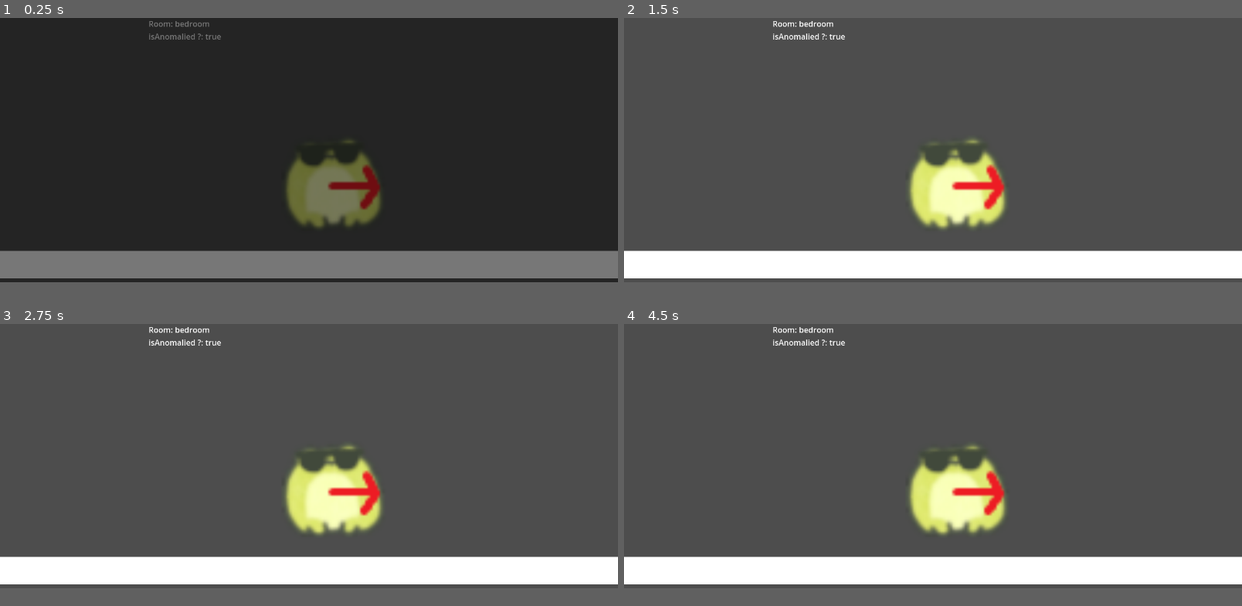
Above: before the commit, frames 1-4 (two rows, left to right).
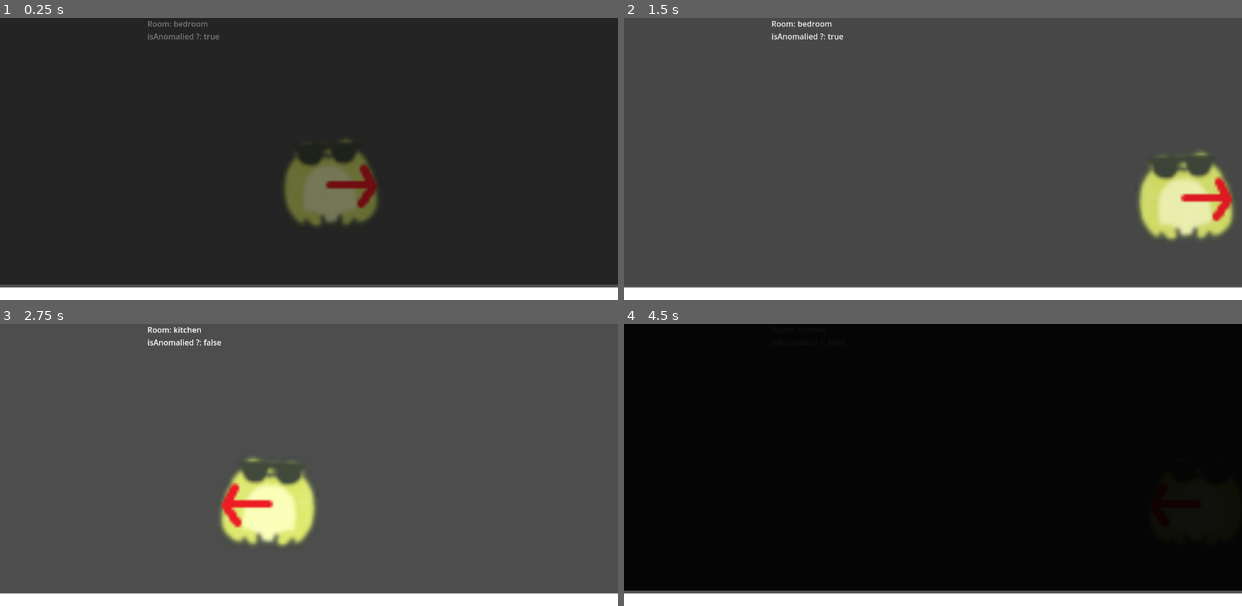
Above: after the commit, the same moments.

Repository: blocks1245/icecubes-gmtk-2025
Game: Godot game, scene res://scenes/rooms/bedroom.tscn
The game is run twice, just before and just after one commit, with the same random seed, the same clock (stepped at 60 frames per second) and the same inputs. This scene is started directly instead of the project's main scene.
Inputs:
- Up to frame 1 (0.25 s): no input
- Up to frame 2 (1.5 s): hold D (right) from 0.53 s (still down); tap Space (jump) at 0.77 s
- Up to frame 3 (2.75 s): tap Space (jump) at 1.52 s; release D (right) at 2.03 s; hold A (left) from 2.03 s (still down)
- Up to frame 4 (4.5 s): release A (left) at 2.78 s; hold D (right) 2.78-4.28 s; tap Space (jump) at 3.02, 3.77 s; hold A (left) from 4.28 s (still down)
In our replay, the window is 800x342 before the commit and 800x365 after it. These sizes can differ from the game's own. Grey fills any space a smaller window leaves; there, only what the larger window draws over its background counts as a difference.

The runs differ from the first frame. In frame 1, 13% of the frame differs, in the area x 0-100%, y 1-96%; in frame 2, 19%; in frame 3, 18%; in frame 4, 96%, in the area x 0-100%, y 0-96%.

Commit message:
Its 3am please let me sleep godot

Diff:
--- a/project.godot
+++ b/project.godot
@@ -17,8 +17,8 @@
 
 [display]
 
-window/size/viewport_width=1260
-window/size/viewport_height=540
+window/size/viewport_width=1270
+window/size/viewport_height=580
 
 [input]
 
@@ -32,6 +32,16 @@
 "deadzone": 0.2,
 "events": [Object(InputEventKey,"resource_local_to_scene":false,"resource_name":"","device":-1,"window_id":0,"alt_press …(192 unchanged characters)…
 , Object(InputEventKey,"resource_local_to_scene":false,"resource_name":"","device":-1,"window_id":0,"alt_pressed":false …(186 unchanged characters)…
+]
+}
+up={
+"deadzone": 0.2,
+"events": [Object(InputEventKey,"resource_local_to_scene":false,"resource_name":"","device":-1,"window_id":0,"alt_pressed":false,"shift_pressed":false,"ctrl_pressed":false,"meta_pressed":false,"pressed":false,"keycode":0,"physical_keycode":87,"key_label":0,"unicode":119,"location":0,"echo":false,"script":null)
+]
+}
+down={
+"deadzone": 0.2,
+"events": [Object(InputEventKey,"resource_local_to_scene":false,"resource_name":"","device":-1,"window_id":0,"alt_pressed":false,"shift_pressed":false,"ctrl_pressed":false,"meta_pressed":false,"pressed":false,"keycode":0,"physical_keycode":83,"key_label":0,"unicode":115,"location":0,"echo":false,"script":null)
 ]
 }
 jump={
--- a/scenes/game.gd
+++ /dev/null
@@ -1,5 +0,0 @@
-extends Node2D
-var player = $Player
-var floor = $Floor
-
-func _ready():
--- a/scenes/game.tscn
+++ b/scenes/game.tscn
@@ -1,5 +1,6 @@
-[gd_scene load_steps=4 format=3 uid="uid://fv6hx7jmbcer"]
+[gd_scene load_steps=5 format=3 uid="uid://fv6hx7jmbcer"]
 
+[ext_resource type="Script" uid="uid://bvgnqpv1a8ega" path="res://scripts/game.gd" id="1_lnu2h"]
 [ext_resource type="Texture2D" uid="uid://x8d1wx7jewnr" path="res://assets/first sea landscape.png" id="1_uwrxv"]
 [ext_resource type="PackedScene" uid="uid://djjo7aqahcu7y" path="res://scenes/player.tscn" id="2_yqjtg"]
 
@@ -7,6 +8,7 @@
 distance = 12.0
 
 [node name="Game" type="Node2D"]
+script = ExtResource("1_lnu2h")
 
 [node name="Sprite2D" type="Sprite2D" parent="."]
 position = Vector2(632, 313)
--- a/scenes/player.tscn
+++ b/scenes/player.tscn
@@ -1,28 +1,27 @@
-[gd_scene load_steps=4 format=3 uid="uid://djjo7aqahcu7y"]
+[gd_scene load_steps=5 format=3 uid="uid://djjo7aqahcu7y"]
 
 [ext_resource type="Texture2D" uid="uid://c4fp74giehsp8" path="res://assets/coolFrog3.png" id="1_3vyb7"]
 [ext_resource type="Script" uid="uid://d3svbfm073ve8" path="res://scripts/playerMovement.gd" id="1_g2els"]
 
+[sub_resource type="CircleShape2D" id="CircleShape2D_qhqgy"]
+radius = 103.0
+
 [sub_resource type="CircleShape2D" id="CircleShape2D_g2els"]
-script = ExtResource("1_g2els")
-radius = 96.0208
+radius = 110.0
 
 [node name="player" type="CharacterBody2D"]
-
+script = ExtResource("1_g2els")
 
 [node name="PlayerSprite" type="Sprite2D" parent="."]
 position = Vector2(6.10352e-05, 3.05176e-05)
 scale = Vector2(5, 5)
 texture = ExtResource("1_3vyb7")
 
-
 [node name="playerArea" type="Area2D" parent="."]
 
 [node name="playerAreaCollider" type="CollisionShape2D" parent="playerArea"]
-position = Vector2(-7, -4)
-shape = SubResource("CircleShape2D_g2els")
+shape = SubResource("CircleShape2D_qhqgy")
 
 [node name="CollisionShape2D" type="CollisionShape2D" parent="."]
-scale = Vector2(9, 9)
+position = Vector2(0, 1)
 shape = SubResource("CircleShape2D_g2els")
-one_way_collision_margin = 0.0
--- a/scenes/rooms/bathroom.tscn
+++ b/scenes/rooms/bathroom.tscn
@@ -1,123 +1,3 @@
-[gd_scene load_steps=10 format=3 uid="uid://3yy3x54wukbp"]
+[gd_scene format=3 uid="uid://cfsm1l7lh1emb"]
 
-[ext_resource type="Script" uid="uid://dmwxmmcld3cfc" path="res://scripts/roomSwapper.gd" id="1_ffxv4"]
-[ext_resource type="PackedScene" uid="uid://djjo7aqahcu7y" path="res://scenes/player.tscn" id="2_85yof"]
-
-[sub_resource type="RectangleShape2D" id="RectangleShape2D_ffxv4"]
-size = Vector2(121.5, 485)
-
-[sub_resource type="RectangleShape2D" id="RectangleShape2D_85yof"]
-size = Vector2(90, 485)
-
-[sub_resource type="RectangleShape2D" id="RectangleShape2D_14vil"]
-size = Vector2(1409, 96)
-
-[sub_resource type="Animation" id="Animation_e0elq"]
-resource_name = "FadeToBlack"
-length = 0.5
-tracks/0/type = "value"
-tracks/0/imported = false
-tracks/0/enabled = true
-tracks/0/path = NodePath("Black:color")
-tracks/0/interp = 1
-tracks/0/loop_wrap = true
-tracks/0/keys = {
-"times": PackedFloat32Array(0, 0.5),
-"transitions": PackedFloat32Array(1, 0.5),
-"update": 0,
-"values": [Color(0, 0, 0, 0), Color(0, 0, 0, 1)]
-}
-
-[sub_resource type="Animation" id="Animation_8pl6i"]
-length = 0.001
-tracks/0/type = "value"
-tracks/0/imported = false
-tracks/0/enabled = true
-tracks/0/path = NodePath("Black:color")
-tracks/0/interp = 1
-tracks/0/loop_wrap = true
-tracks/0/keys = {
-"times": PackedFloat32Array(0),
-"transitions": PackedFloat32Array(1),
-"update": 0,
-"values": [Color(0, 0, 0, 0)]
-}
-
-[sub_resource type="Animation" id="Animation_ur823"]
-resource_name = "FadeToWhite"
-length = 0.5
-tracks/0/type = "value"
-tracks/0/imported = false
-tracks/0/enabled = true
-tracks/0/path = NodePath("Black:color")
-tracks/0/interp = 1
-tracks/0/loop_wrap = true
-tracks/0/keys = {
-"times": PackedFloat32Array(0, 0.5),
-"transitions": PackedFloat32Array(1, 2),
-"update": 0,
-"values": [Color(0, 0, 0, 1), Color(0, 0, 0, 0)]
-}
-
-[sub_resource type="AnimationLibrary" id="AnimationLibrary_w4rbc"]
-_data = {
-&"FadeToBlack": SubResource("Animation_e0elq"),
-&"FadeToWhite": SubResource("Animation_ur823"),
-&"RESET": SubResource("Animation_8pl6i")
-}
-
-[node name="bathroom" type="Node2D"]
-script = ExtResource("1_ffxv4")
-
-[node name="CharacterBody2D" parent="." instance=ExtResource("2_85yof")]
-position = Vector2(682, 338)
-
-[node name="floor" type="StaticBody2D" parent="."]
-position = Vector2(519, 651)
-
-[node name="floorCollision" type="CollisionPolygon2D" parent="floor"]
-position = Vector2(-601.391, -119)
-scale = Vector2(3.02419, 1)
-polygon = PackedVector2Array(11, 0, 476, 0, 476, -56, 11, -56)
-
-[node name="floorPolygon" type="Polygon2D" parent="floor/floorCollision"]
-
-[node name="rightExitArea" type="Area2D" parent="."]
-
-[node name="rightExitAreaCollider" type="CollisionShape2D" parent="rightExitArea"]
-position = Vector2(1295.75, 233.5)
-shape = SubResource("RectangleShape2D_ffxv4")
-
-[node name="leftExitArea" type="Area2D" parent="."]
-
-[node name="leftExitAreaCollider" type="CollisionShape2D" parent="leftExitArea"]
-position = Vector2(-5, 233.5)
-shape = SubResource("RectangleShape2D_85yof")
-
-[node name="StaticBody2D" type="StaticBody2D" parent="."]
-
-[node name="CollisionShape2D" type="CollisionShape2D" parent="StaticBody2D"]
-position = Vector2(654.5, -57)
-shape = SubResource("RectangleShape2D_14vil")
-
-[node name="Marker" type="Label" parent="."]
-offset_left = 303.0
-offset_right = 867.0
-offset_bottom = 111.0
-text = "Hello"
-
-[node name="AnimationPlayer" type="AnimationPlayer" parent="."]
-process_mode = 3
-libraries = {
-&"": SubResource("AnimationLibrary_w4rbc")
-}
-
-[node name="Black" type="ColorRect" parent="."]
-offset_left = -24.0
-offset_top = -32.0
-offset_right = 1300.0
-offset_bottom = 548.0
-color = Color(0, 0, 0, 0)
-
-[connection signal="area_entered" from="rightExitArea" to="." method="_on_right_exit_area_area_entered"]
-[connection signal="area_entered" from="leftExitArea" to="." method="_on_left_exit_area_area_entered"]
+[node name="parentroom"]
--- a/scenes/rooms/bedroom.tscn
+++ b/scenes/rooms/bedroom.tscn
@@ -1,5 +1,5 @@
 [gd_scene load_steps=2 format=3 uid="uid://bl8d6lb46kra1"]
 
-[ext_resource type="PackedScene" uid="uid://3yy3x54wukbp" path="res://scenes/rooms/bathroom.tscn" id="1_2f21x"]
+[ext_resource type="PackedScene" uid="uid://3yy3x54wukbp" path="res://scenes/rooms/parentroom.tscn" id="1_2f21x"]
 
 [node name="bedroom" instance=ExtResource("1_2f21x")]
--- a/scenes/rooms/kitchen.tscn
+++ b/scenes/rooms/kitchen.tscn
@@ -1,5 +1,5 @@
 [gd_scene load_steps=2 format=3 uid="uid://crh38b5282x0q"]
 
-[ext_resource type="PackedScene" uid="uid://3yy3x54wukbp" path="res://scenes/rooms/bathroom.tscn" id="1_7ilqw"]
+[ext_resource type="PackedScene" uid="uid://3yy3x54wukbp" path="res://scenes/rooms/parentroom.tscn" id="1_7ilqw"]
 
 [node name="kitchen" instance=ExtResource("1_7ilqw")]
--- a/scenes/rooms/livingroom.tscn
+++ b/scenes/rooms/livingroom.tscn
@@ -1,5 +1,5 @@
 [gd_scene load_steps=2 format=3 uid="uid://cnin4nl6ebyqy"]
 
-[ext_resource type="PackedScene" uid="uid://3yy3x54wukbp" path="res://scenes/rooms/bathroom.tscn" id="1_4c8fp"]
+[ext_resource type="PackedScene" uid="uid://3yy3x54wukbp" path="res://scenes/rooms/parentroom.tscn" id="1_4c8fp"]
 
 [node name="livingroom" instance=ExtResource("1_4c8fp")]
--- /dev/null
+++ b/scenes/rooms/parentroom.tscn
@@ -0,0 +1,130 @@
+[gd_scene load_steps=10 format=3 uid="uid://3yy3x54wukbp"]
+
+[ext_resource type="Script" uid="uid://dmwxmmcld3cfc" path="res://scripts/roomSwapper.gd" id="1_ffxv4"]
+[ext_resource type="PackedScene" uid="uid://djjo7aqahcu7y" path="res://scenes/player.tscn" id="2_85yof"]
+
+[sub_resource type="RectangleShape2D" id="RectangleShape2D_ffxv4"]
+size = Vector2(121.5, 485)
+
+[sub_resource type="RectangleShape2D" id="RectangleShape2D_85yof"]
+size = Vector2(90, 485)
+
+[sub_resource type="RectangleShape2D" id="RectangleShape2D_14vil"]
+size = Vector2(1409, 96)
+
+[sub_resource type="Animation" id="Animation_e0elq"]
+resource_name = "FadeToBlack"
+length = 0.5
+tracks/0/type = "value"
+tracks/0/imported = false
+tracks/0/enabled = true
+tracks/0/path = NodePath("Black:color")
+tracks/0/interp = 1
+tracks/0/loop_wrap = true
+tracks/0/keys = {
+"times": PackedFloat32Array(0, 0.5),
+"transitions": PackedFloat32Array(1, 0.5),
+"update": 0,
+"values": [Color(0, 0, 0, 0), Color(0, 0, 0, 1)]
+}
+
+[sub_resource type="Animation" id="Animation_ur823"]
+resource_name = "FadeToWhite"
+length = 0.5
+tracks/0/type = "value"
+tracks/0/imported = false
+tracks/0/enabled = true
+tracks/0/path = NodePath("Black:color")
+tracks/0/interp = 1
+tracks/0/loop_wrap = true
+tracks/0/keys = {
+"times": PackedFloat32Array(0, 0.5),
+"transitions": PackedFloat32Array(1, 2),
+"update": 0,
+"values": [Color(0, 0, 0, 1), Color(0, 0, 0, 0)]
+}
+
+[sub_resource type="Animation" id="Animation_8pl6i"]
+length = 0.001
+tracks/0/type = "value"
+tracks/0/imported = false
+tracks/0/enabled = true
+tracks/0/path = NodePath("Black:color")
+tracks/0/interp = 1
+tracks/0/loop_wrap = true
+tracks/0/keys = {
+"times": PackedFloat32Array(0),
+"transitions": PackedFloat32Array(1),
+"update": 0,
+"values": [Color(0, 0, 0, 0)]
+}
+
+[sub_resource type="AnimationLibrary" id="AnimationLibrary_w4rbc"]
+_data = {
+&"FadeToBlack": SubResource("Animation_e0elq"),
+&"FadeToWhite": SubResource("Animation_ur823"),
+&"RESET": SubResource("Animation_8pl6i")
+}
+
+[node name="parentroom" type="Node2D"]
+process_mode = 3
+script = ExtResource("1_ffxv4")
+
+[node name="CharacterBody2D" parent="." instance=ExtResource("2_85yof")]
+process_mode = 1
+position = Vector2(682, 338)
+
+[node name="floor" type="StaticBody2D" parent="."]
+position = Vector2(519, 651)
+
+[node name="floorCollision" type="CollisionPolygon2D" parent="floor"]
+position = Vector2(-601.391, -119)
+scale = Vector2(3.02419, 1)
+polygon = PackedVector2Array(11, 0, 476, 0, 476, -56, 11, -56)
+
+[node name="floorPolygon" type="Polygon2D" parent="floor/floorCollision"]
+position = Vector2(-3.50805, 78)
+
+[node name="rightExitArea" type="Area2D" parent="."]
+process_mode = 1
+
+[node name="rightExitAreaCollider" type="CollisionShape2D" parent="rightExitArea"]
+position = Vector2(1295.75, 233.5)
+shape = SubResource("RectangleShape2D_ffxv4")
+
+[node name="leftExitArea" type="Area2D" parent="."]
+process_mode = 1
+
+[node name="leftExitAreaCollider" type="CollisionShape2D" parent="leftExitArea"]
+position = Vector2(-5, 233.5)
+shape = SubResource("RectangleShape2D_85yof")
+
+[node name="StaticBody2D" type="StaticBody2D" parent="."]
+
+[node name="CollisionShape2D" type="CollisionShape2D" parent="StaticBody2D"]
+position = Vector2(654.5, -57)
+shape = SubResource("RectangleShape2D_14vil")
+
+[node name="Marker" type="Label" parent="."]
+offset_left = 303.0
+offset_right = 867.0
+offset_bottom = 111.0
+text = "Hello"
+metadata/_edit_use_anchors_ = true
+
+[node name="AnimationPlayer" type="AnimationPlayer" parent="."]
+process_mode = 3
+libraries = {
+&"": SubResource("AnimationLibrary_w4rbc")
+}
+
+[node name="Black" type="ColorRect" parent="."]
+offset_left = -24.0
+offset_top = -32.0
+offset_right = 1300.0
+offset_bottom = 548.0
+color = Color(0, 0, 0, 0)
+metadata/_edit_use_anchors_ = true
+
+[connection signal="area_entered" from="rightExitArea" to="." method="_on_right_exit_area_area_entered"]
+[connection signal="area_entered" from="leftExitArea" to="." method="_on_left_exit_area_area_entered"]
--- /dev/null
+++ b/scripts/game.gd
@@ -0,0 +1,6 @@
+extends Node2D
+@onready var player: CharacterBody2D = $Player
+@onready var floor: StaticBody2D = $Floor
+
+func _ready():
+	pass
--- a/scripts/roomSwapper.gd
+++ b/scripts/roomSwapper.gd
@@ -1,6 +1,6 @@
 extends Node2D
 
-## PLEASE DO NOTE, BATHROOM IS THE PARENT OF ALL ROOMS, ALL CHANGES MADE ON BATHROOM WILL AFFECT ALL ROOMS, BUT CHANGES ON OTHER ROOMS WILL NOT AFAIK
+## PLEASE DO NOTE, BATHROOM IS THE PARENT OF ALL ROOMS, ALL CHANGES MADE ON PARENTROOM WILL AFFECT ALL ROOMS, BUT CHANGES ON OTHER ROOMS WILL NOT AFAIK
 
 @onready var floor_collision: CollisionPolygon2D = $floor/floorCollision #get floor collision
 @onready var floor_polygon: Polygon2D = $floor/floorCollision/floorPolygon#get floor polygon
@@ -44,7 +44,9 @@
 	await get_tree().physics_frame # waits until the next physics frame because godot keeps yelling at me for going too fast
 	_select_next_room() # select the next room
 
-func _select_next_room(): #this whole function makes me want to cry
+func _select_next_room(): #this whole function makes me want to cryaaaaaaaaaaaaaaaaaaadaddada
+	animation_player.play("FadeToBlack")
+	await animation_player.animation_finished
 	if rng.randi_range(1, 4) == 1: # runs a 1 in 4 chance that the living room gets chosen
 		if name == "livingroom": # this is so horrid but i tried everything
 			if !get_tree(): return #im sorry i had to repeat this so often, it just doesnt work if i dont do it like this
Renamed: scenes/floorHeight.gd -> scripts/floorHeight.gd
Renamed: scenes/floorHeight.gd.uid -> scripts/floorHeight.gd.uid
Renamed: scenes/game.gd.uid -> scripts/game.gd.uid
